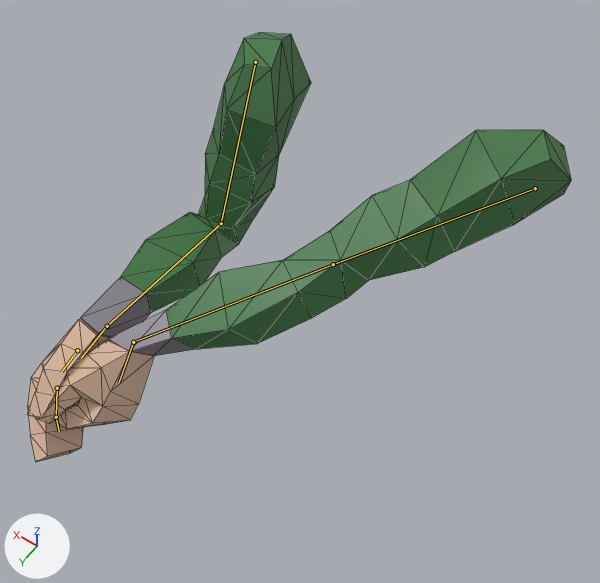
Before and after pictures for a commit that changed the glTF model Assets/armsy.glb.
Before and after are seen from a 50 mm camera at (-0.386, 0.618, 0.578) aimed at (0.003, 0.074, -0.276). Arrows for +X, +Y and +Z are at lower left; the lights stay in place. The first picture is the older version. Both versions are drawn at frame 0 of the action 'pistol_draw'; the numbers are the values there. The bones that change are drawn over the model as lines. Mesh edges are drawn as thin lines.

Objects in the first picture: 'PiernaIzquierda'.
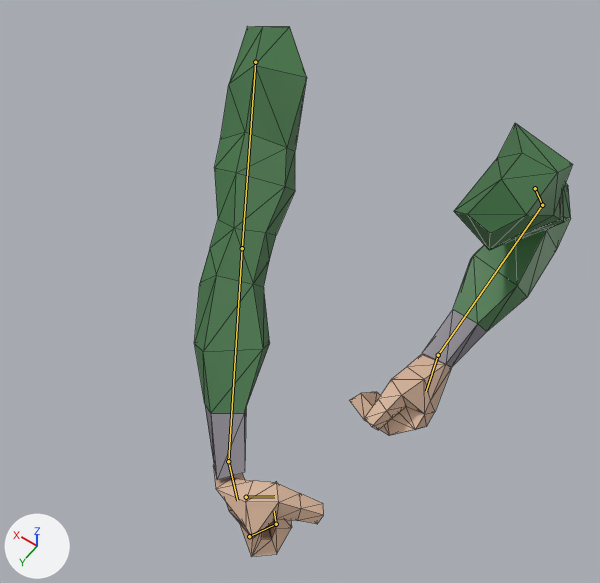
What the commit changed:
Bone 'upper_arm_left' (bone_upper_arm_left) turns from (52, 39, -43) to (-37, 10, -21) degrees about its own x, y and z.
Bone 'forearm_left' (bone_forearm_left) turns from (19, 4, 3) to (-86, -17, -22) degrees about its own x, y and z.
Bone 'hand_left' (bone_hand_left) turns from (4, -5, 49) to (-5, 3, 14) degrees about its own x, y and z.
Bone 'upper_arm_right' (bone_upper_arm_right) turns from (30, -18, 5) to (68, -39, 6) degrees about its own x, y and z.
Bone 'forearm_right' (bone_forearm_right) turns from (-55, 13, 18) to (19, -1, -3) degrees about its own x, y and z.
Bone 'hand_right' (bone_hand_right) turns from (-38, -2, -18) to (-11, -3, 17) degrees about its own x, y and z.
Bone 'f_middle.01.R.001' (bone_f_middle_01_r_001) turns from (2, 0, -17) to (5, 4, -78) degrees about its own x, y and z.
Bone 'f_middle.01.R.002' (bone_f_middle_01_r_002) turns from (2, 0, -17) to (5, 4, -78) degrees about its own x, y and z.
Bone 'thumb.01.R' (bone_thumb_01_r) turns from (0, 0, 0) to (-20, -18, -39) degrees about its own x, y and z.

Location of each change, (x1, y1, x2, y2) in pixels of the pictures (600 x 583 px):
'PiernaIzquierda', posed (30% narrower, 23% taller)
    before: (27, 32, 571, 462)
    after: (194, 27, 573, 556)
bone 'upper_arm_left', root to tip
    before: (535, 188) to (333, 264)
    after: (535, 188) to (542, 205)
bone 'forearm_left', root to tip
    before: (333, 264) to (133, 342)
    after: (542, 205) to (438, 355)
bone 'hand_left', root to tip
    before: (133, 342) to (119, 382)
    after: (438, 355) to (426, 391)
bone 'upper_arm_right', root to tip
    before: (255, 62) to (221, 223)
    after: (255, 62) to (242, 248)
bone 'forearm_right', root to tip
    before: (221, 223) to (107, 326)
    after: (242, 248) to (228, 461)
bone 'hand_right', root to tip
    before: (107, 326) to (81, 358)
    after: (228, 461) to (237, 500)
bone 'f_middle.01.R.001', root to tip
    before: (57, 388) to (56, 417)
    after: (249, 536) to (276, 524)
bone 'f_middle.01.R.002', root to tip
    before: (56, 417) to (59, 431)
    after: (276, 524) to (274, 511)
bone 'thumb.01.R', root to tip
    before: (77, 350) to (61, 372)
    after: (246, 497) to (274, 496)
